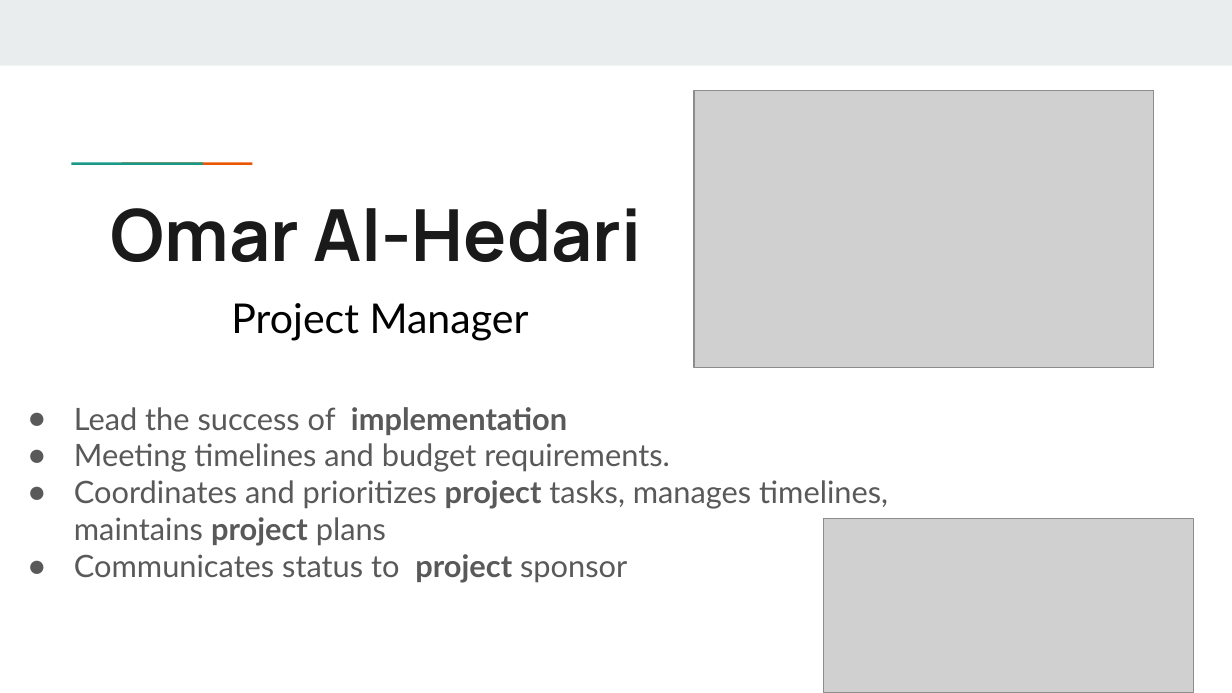
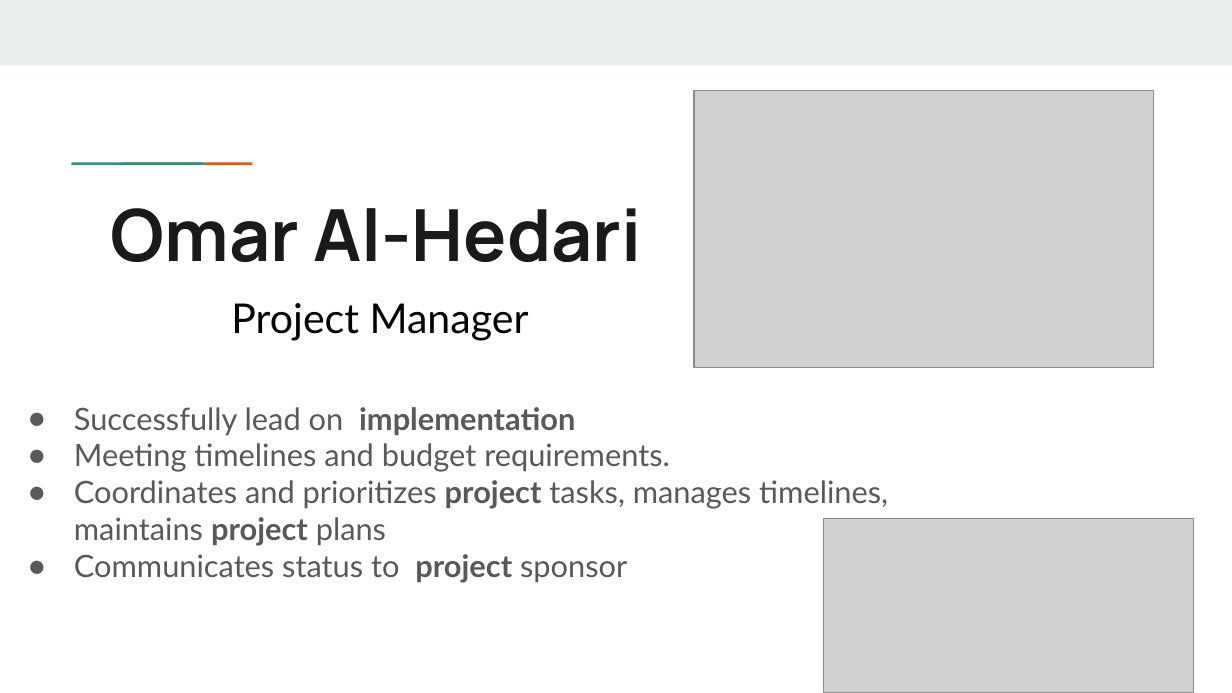
Before and after one commit to N-Roomi/A.O.K.-Laptop-Loan-System-Overhaul, a slide deck: slide 3 of A.O.K. Laptop Overhaul System.pptx. Drawn at 1232x693 pixels with LibreOffice and Linux fonts; fonts in the diff are those of the drawing; grey boxes stand for pictures. Boxes give left, top, right and bottom in pixels: in the first picture for what was removed or moved away, otherwise in the second. Text is boxed around its words. In the diff, an @@ line names an element or a change of style, - is before the commit and + after.

```diff
--- a/A.O.K. Laptop Overhaul System.pptx
+++ b/A.O.K. Laptop Overhaul System.pptx
@@ text at (74,407,575,436): text changed @@
-● Lead the success of implementation
+● Successfully lead on implementation
```
Also in this commit, not shown: 15 other slides changed, 1 other file.
